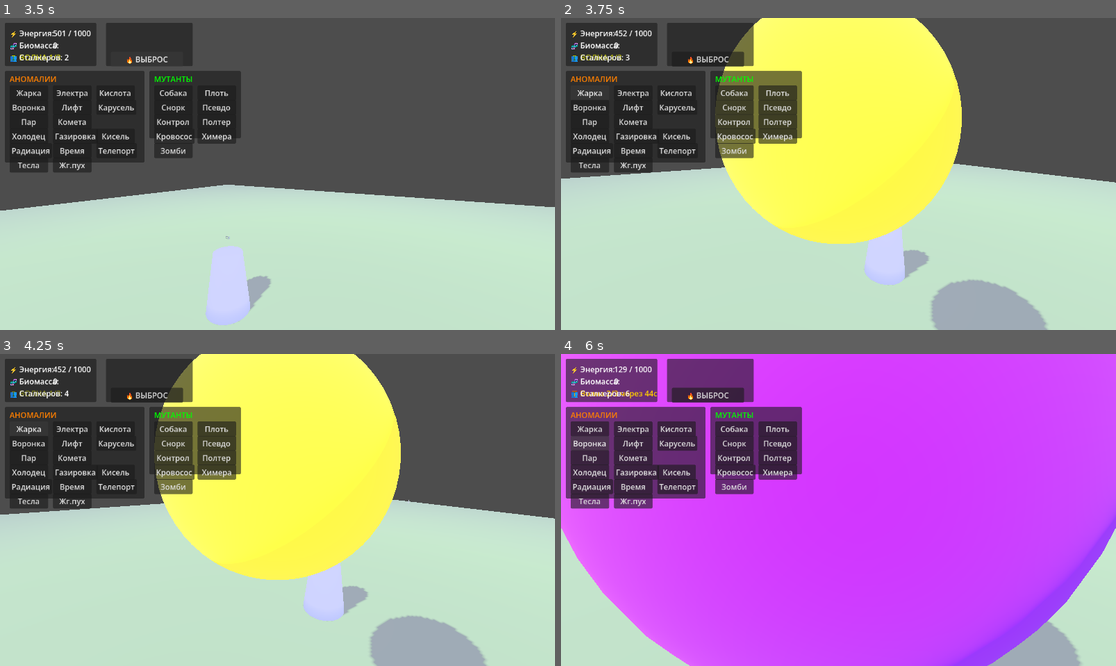
Above: before the commit, frames 1-4 (two rows, left to right).
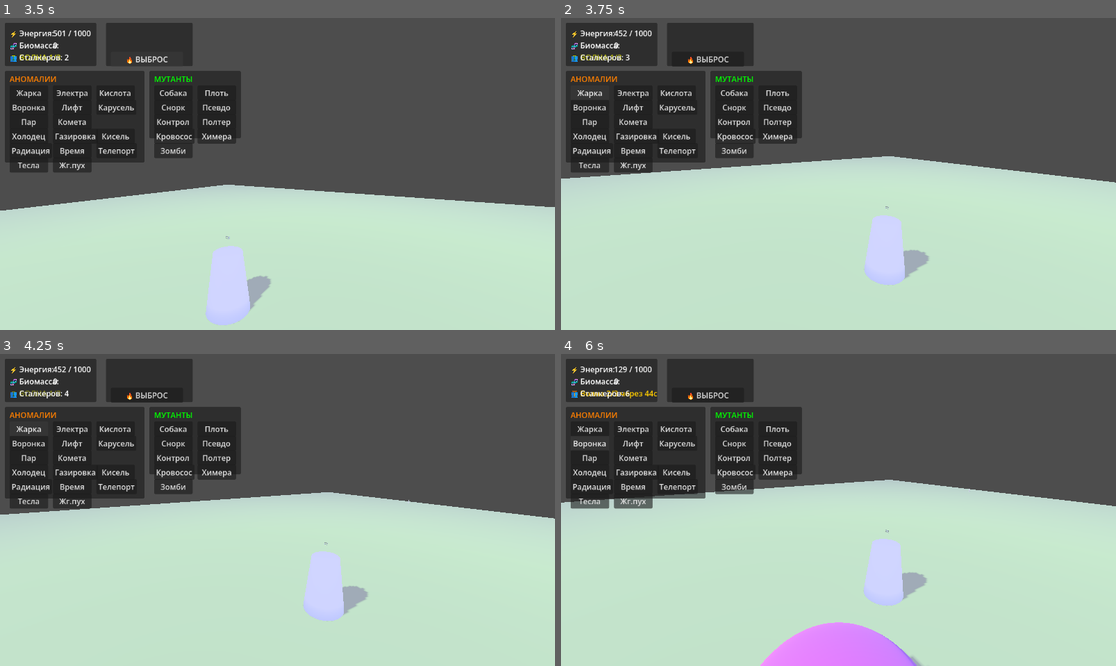
Above: after the commit, the same moments.

Repository: MisStiCc/StalkerRevert
Game: Godot game, scene res://scenes/ui/main_menu.tscn
Two runs of this game, one before a commit and one after it. Both use one fixed random seed, a clock stepped at 60 frames per second and the inputs below.
Inputs:
- Up to frame 1 (3.5 s): click "НОВАЯ ИГРА" at 0.5 s; click "НАЧАТЬ НОВЫЙ ЗАБЕГ" at 1.25 s; click "▶ СТАРТ ЗАБЕГА" at 2 s; click "🔥 ВЫБРОС" at 2.75 s
- Up to frame 2 (3.75 s): click "Жарка" at 3.5 s
- Up to frame 3 (4.25 s): no input
- Up to frame 4 (6 s): click "Электра" at 4.25 s; click "Кислота" at 5 s; click "Воронка" at 5.75 s

Frame 1 is identical in both runs. In frame 2, 29% of the frame differs, in the area x 27-88%, y 0-100%; in frame 3, 29%; in frame 4, 91%, in the area x 0-100%, y 0-100%.

Commit message:
fix: аномалии и мутанты ставятся на рельеф, а не в воздух
Точка установки бралась как точка перед камерой + 2м вверх - при высокой
RTS-камере аномалия оставалась висеть в воздухе.

- _get_spawn_position_from_camera: точка перед камерой проецируется
  лучом вниз на рельеф (collision_mask 1, запас +50/-200м); fallback
  на плоскость Y=0, если чанк под точкой не загружен
- мутантам добавлен лифт +1м над землёй - капсула мягко оседает
  гравитацией, без выталкивания из рельефа

Проверено headless: камера на Y=60 смотрит вниз - точка установки
(20, 0, 20), созданная heat_anomaly стоит на Y=0.

Diff:
--- a/zones/zone_controller.gd
+++ b/zones/zone_controller.gd
@@ -327,7 +327,7 @@
 
 func _on_hud_mutant_requested(mutant_type: String):
 	print("Запрос мутанта: " + mutant_type)
-	var pos = _get_spawn_position_from_camera()
+	var pos = _get_spawn_position_from_camera() + Vector3.UP * 1.0
 	var mutant = spawn_mutant(mutant_type, pos)
 	if mutant:
 		print("Мутант создан: " + mutant_type)
@@ -337,9 +337,24 @@
 
 func _get_spawn_position_from_camera() -> Vector3:
 	var camera = get_viewport().get_camera_3d()
-	if camera:
-		return camera.global_position + camera.global_transform.basis.z * -10 + Vector3.UP * 2
-	return Vector3.ZERO
+	if not camera:
+		return Vector3.ZERO
+
+	# Берём точку перед камерой и проецируем её лучом вниз на рельеф:
+	# на какой бы высоте ни висела камера, аномалия ставится на землю
+	var point = camera.global_position + camera.global_transform.basis.z * -10.0
+
+	var space = get_viewport().get_world_3d().direct_space_state
+	var query = PhysicsRayQueryParameters3D.new()
+	query.from = Vector3(point.x, point.y + 50.0, point.z)
+	query.to = Vector3(point.x, point.y - 200.0, point.z)
+	query.collision_mask = 1
+	var result = space.intersect_ray(query)
+	if result:
+		return result.position
+
+	# Рельеф не найден (чанк не загружен) - fallback на плоскость земли
+	return Vector3(point.x, 0.0, point.z)
 
 
 # ==================== ОБРАБОТЧИКИ МЕНЕДЖЕРОВ ====================
